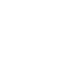
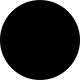
Revision of a layered 80x80 image; what changed, layer by layer:
painted on "Ellipse 1" over [0, 0, 80, 80]
